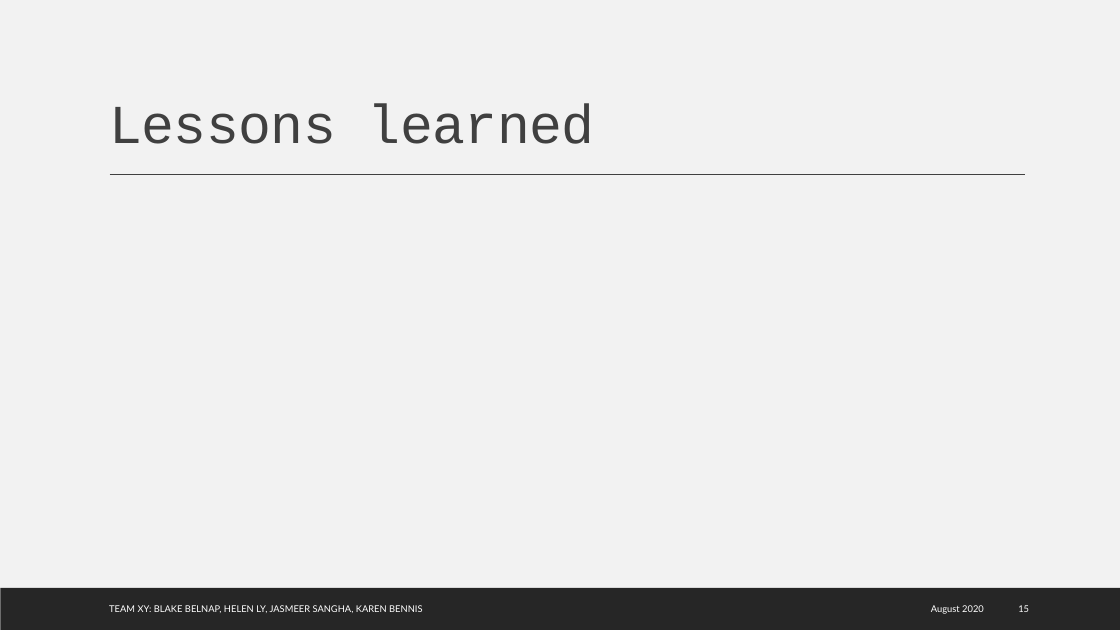
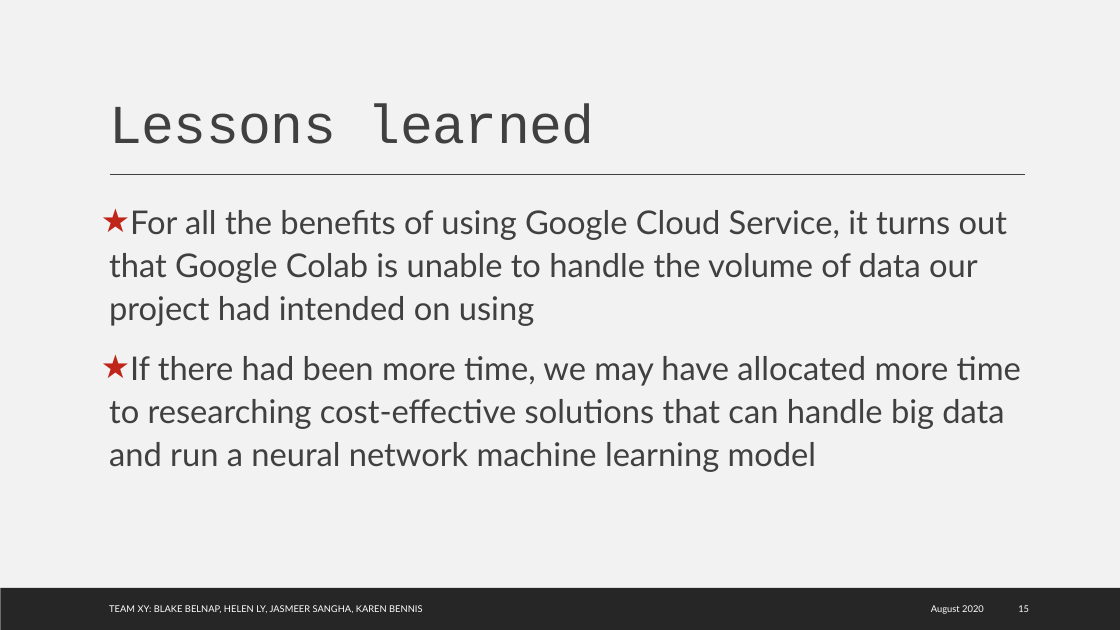
Before and after one commit to karenbennis/Xy, a slide deck: slide 15 of Team Xy Presentation.pptx. Drawn at 1120x630 pixels with LibreOffice and Linux fonts; fonts in the diff are those of the drawing; background and template pictures are left out. Boxes give left, top, right and bottom in pixels: in the first picture for what was removed or moved away, otherwise in the second. Text is boxed around its words. In the diff, an @@ line names an element or a change of style, - is before the commit and + after.

```diff
--- a/Team Xy Presentation.pptx
+++ b/Team Xy Presentation.pptx
@@ text added at box(109, 210, 1021, 472), 28 pt, text #404040 @@
+★ For all the benefits of using Google Cloud Service, it turns out that Google Colab is unable to handle the volume of data our project had intended on using
+★ If there had been more time, we may have allocated more time to researching cost-effective solutions that can handle big data and run a neural network machine learning model
```
Also in this commit, not shown: 5 other slides changed.
